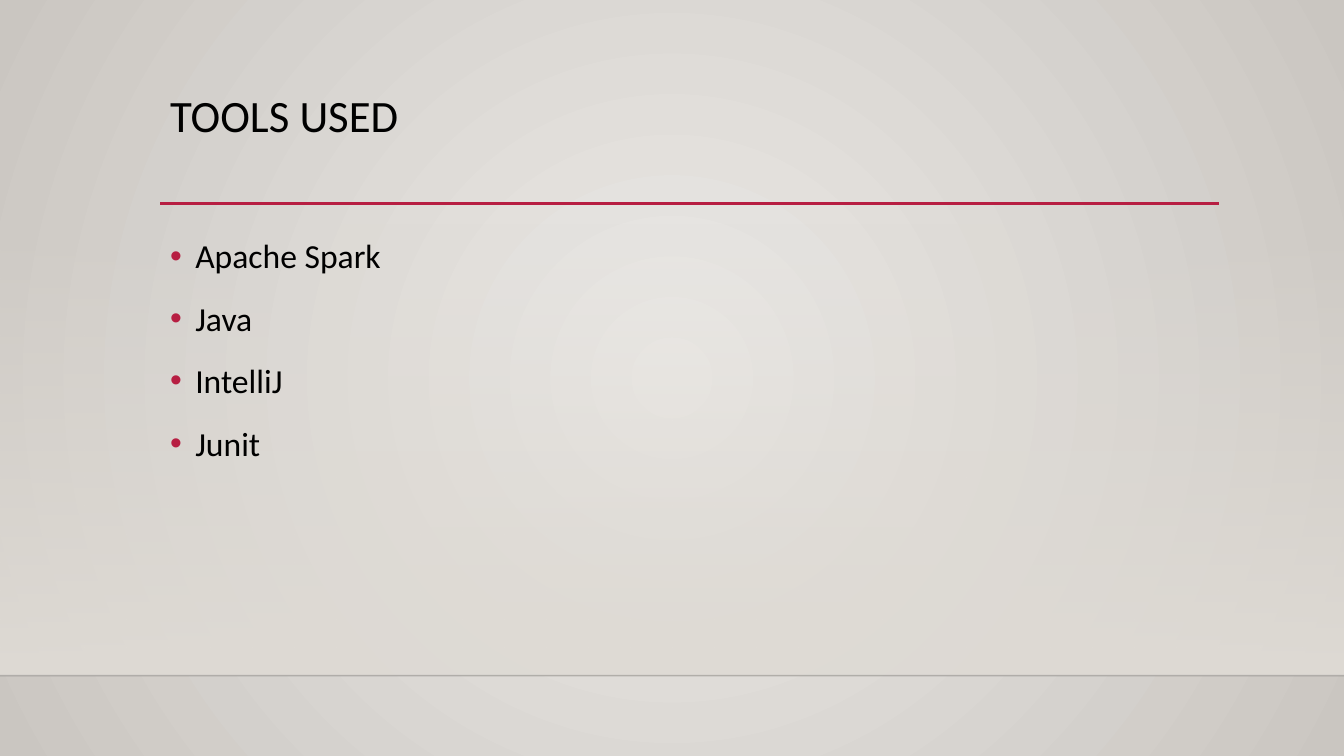
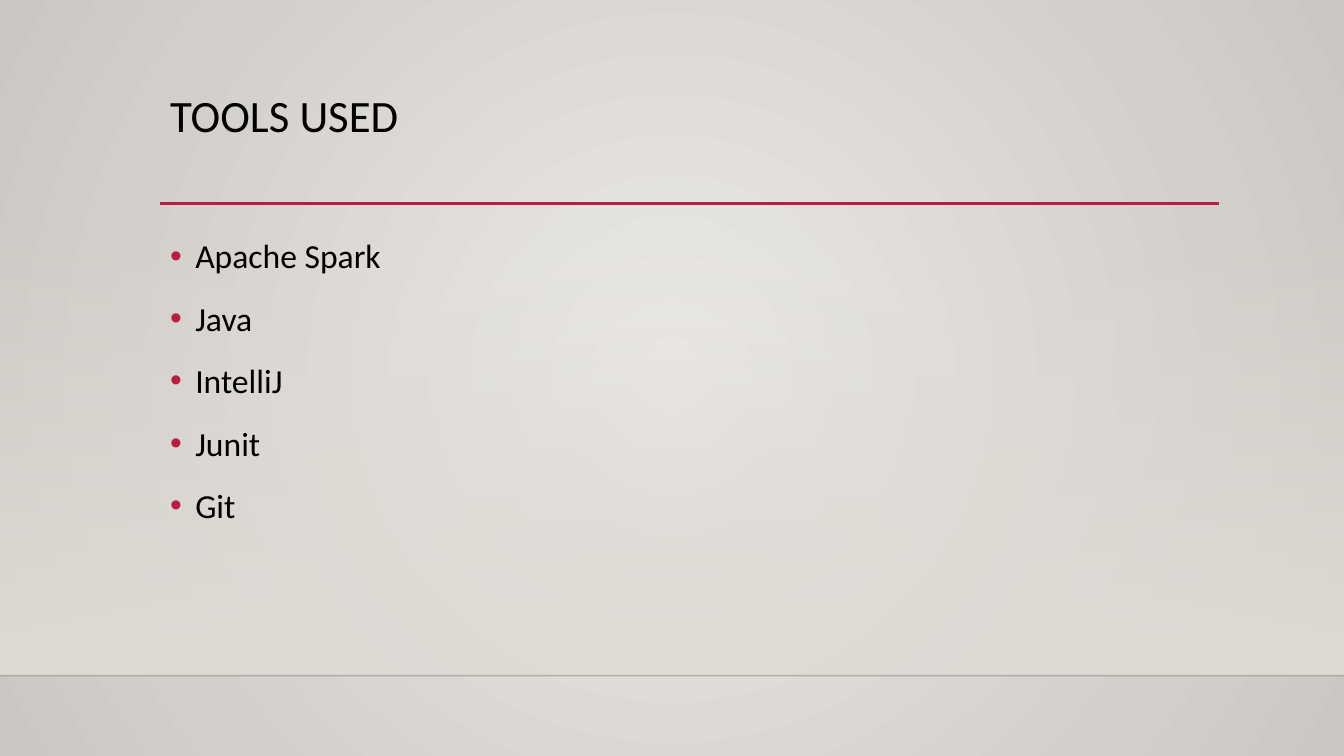
Before and after one commit to im-pratham/Stock-Trading-Platform, a slide deck: slide 6 of Presentation-Template.pptx. Drawn at 1344x756 pixels with LibreOffice and Linux fonts; fonts in the diff are those of the drawing; background and template pictures are left out. Boxes give left, top, right and bottom in pixels: in the first picture for what was removed or moved away, otherwise in the second. Text is boxed around its words. In the diff, an @@ line names an element or a change of style, - is before the commit and + after.

```diff
--- a/Presentation-Template.pptx
+++ b/Presentation-Template.pptx
@@ text at [195, 495, 235, 519]: paragraph added @@
+• Git
```
Also in this commit, not shown: 12 other slides changed, 1 slide added, 1 slide removed.
